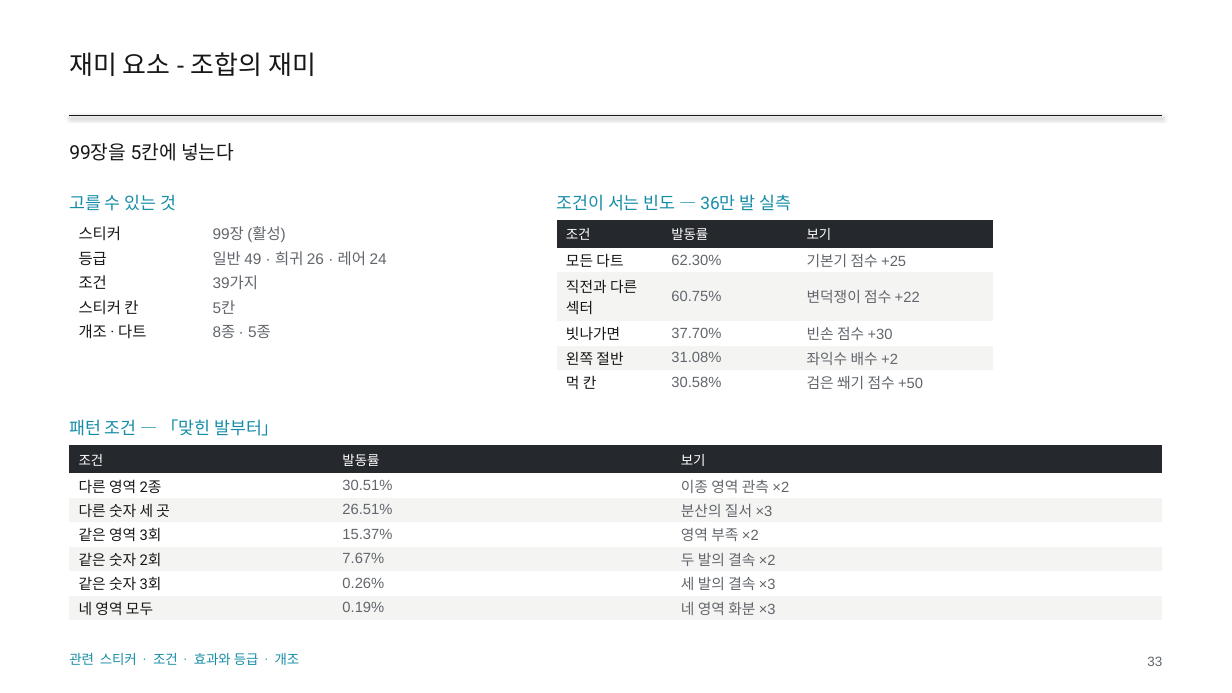
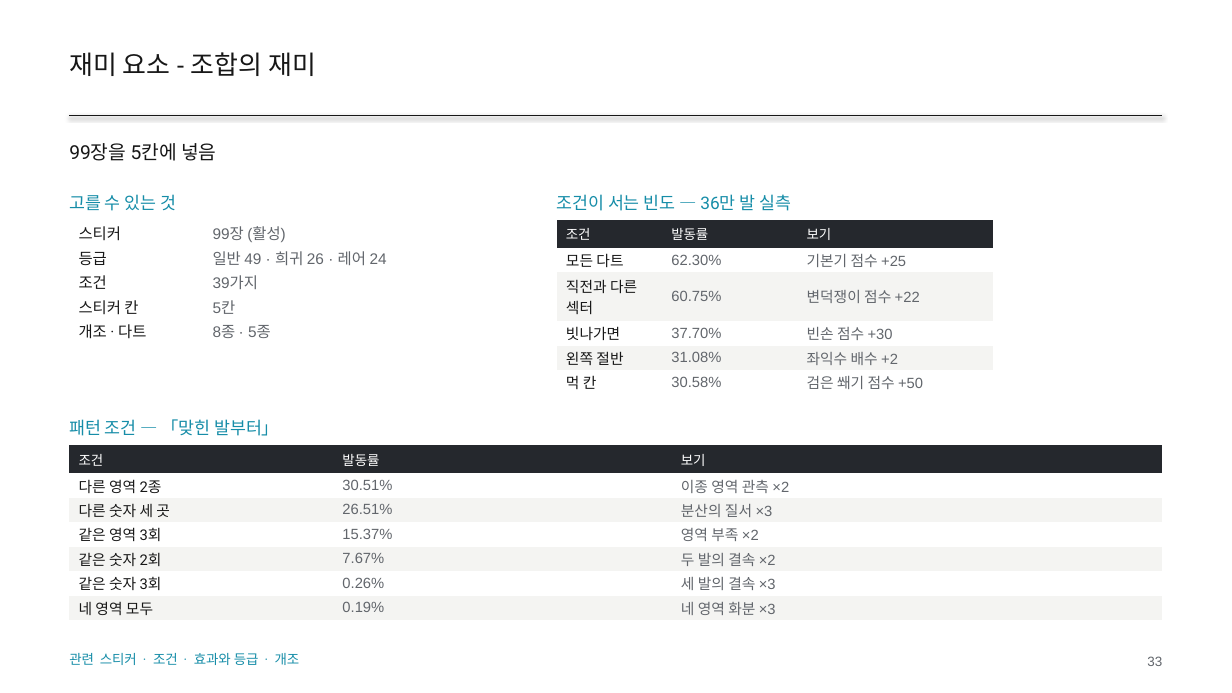
Before and after one commit to GGbong69/test-03, a slide deck: slide 33 of docs/HIGHTONE_기획서.pptx. Drawn at 1232x693 pixels with LibreOffice and Linux fonts; fonts in the diff are those of the drawing. Boxes give left, top, right and bottom in pixels: in the first picture for what was removed or moved away, otherwise in the second. Text is boxed around its words. In the diff, an @@ line names an element or a change of style, - is before the commit and + after.

```diff
--- a/docs/HIGHTONE_기획서.pptx
+++ b/docs/HIGHTONE_기획서.pptx
@@ text at [69,143,216,161]: text changed @@
-99장을 5칸에 넣는다
+99장을 5칸에 넣음
```
Also in this commit, not shown: 16 other slides changed, 3 other files.
